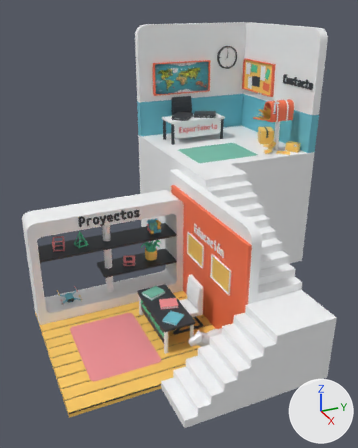
The Blender file Resorces/Room.blend: old version first, new version second.
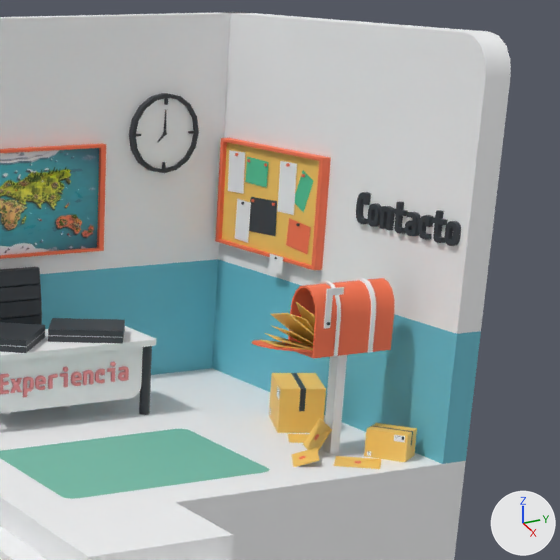
Old and new are each drawn whole from a 50 mm lens placed at (25.36, -11.64, 19.27), pointed at (-1.03, 0.23, 6.07) and again close up on the part from 50% to 96% of the width and 4% to 40% of the height. Lighting does not change. The marker at lower right points along +X, +Y and +Z.

Objects in the first close-up: 'Alfombra02', 'Carta', 'Carta05', 'Carta06', 'Carta07', 'Carta08', 'Carta09', 'Contacto', 'Cuadro', 'Escalera02', 'Mail01', 'Mail02', 'Mail03', 'Mailbox02', 'Marco', 'Mesa.002', 'Pared', 'Pared.001', 'Plane.001', 'Reloj'.
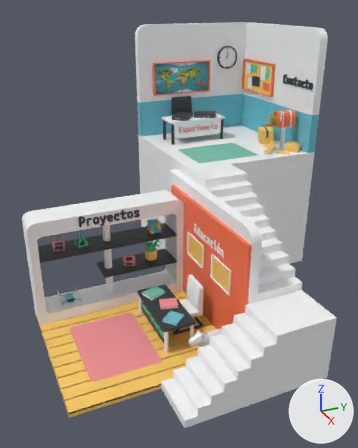
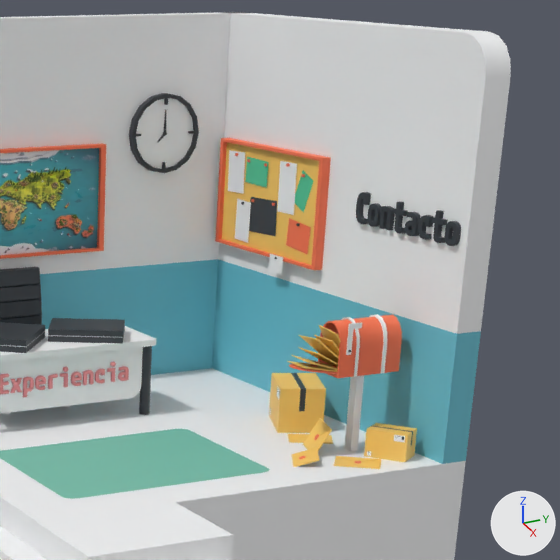
Changed parts and their boxes [x1, y1, x2, y2] in the close-ups (560 x 560 px):
```json
{"object": "Mail02", "change": "moved, rescaled", "before": [288, 278, 394, 454], "after": [318, 314, 402, 451], "on screen": "21% narrower, 22% shorter"}
{"object": "Carta08", "change": "moved, turned", "before": [270, 313, 314, 340], "after": [299, 335, 339, 363]}
{"object": "Mail03", "change": "moved, rescaled", "before": [324, 287, 344, 329], "after": [346, 322, 362, 355], "on screen": "19% narrower, 21% shorter"}
{"object": "Carta", "change": "moved, turned", "before": [296, 302, 315, 329], "after": [319, 325, 341, 348]}
{"object": "Carta05", "change": "moved", "before": [261, 340, 311, 350], "after": [287, 361, 337, 372]}
{"object": "Mail01", "change": "moved, rescaled", "before": [251, 340, 313, 353], "after": [289, 364, 337, 374], "on screen": "22% narrower, 21% shorter"}
{"object": "Carta07", "change": "moved", "before": [271, 325, 313, 347], "after": [298, 347, 338, 367]}
{"object": "Carta09", "change": "moved", "before": [289, 313, 314, 343], "after": [314, 335, 339, 357]}
{"object": "Carta06", "change": "moved, turned", "before": [265, 333, 313, 350], "after": [291, 355, 338, 370]}
```

Edits to the scene script, one JSON object a line:
```json
{"op": "set", "path": "ob_mail02.location", "old": "(-4.4, 9.6, 12.0)", "new": "(-4.35, 10.09, 11.35)"}
{"op": "set", "path": "ob_mail02.scale", "old": "(0.48, 0.6, 0.96)", "new": "(0.384, 0.48, 0.768)"}
{"op": "set", "path": "ob_mail03.location", "old": "(-3.9, 8.9, 11.8)", "new": "(-3.95, 9.53, 11.19)"}
{"op": "set", "path": "ob_mail03.scale", "old": "(0.018, 0.07, 0.4)", "new": "(0.0144, 0.056, 0.32)"}
{"op": "set", "path": "ob_mail01.location", "old": "(-4.4, 8.74, 11.29)", "new": "(-4.35, 9.4, 10.78)"}
{"op": "set", "path": "ob_mail01.scale", "old": "(0.48, 0.6, 0.96)", "new": "(0.384, 0.48, 0.768)"}
{"op": "set", "path": "ob_carta05.location", "old": "(-4.4, 8.31, 11.4)", "new": "(-4.36, 8.99, 10.9)"}
{"op": "set", "path": "ob_carta06.location", "old": "(-4.4, 8.39, 11.46)", "new": "(-4.36, 9.07, 10.96)"}
{"op": "set", "path": "ob_carta06.rotation_euler", "old": "(-1.571, -0.296, -1.72)", "new": "(-1.571, -0.296, -1.649)", "note": "degrees (-90, -17, -99) -> degrees (-90, -17, -94)"}
{"op": "set", "path": "ob_carta07.location", "old": "(-4.4, 8.52, 11.54)", "new": "(-4.36, 9.2, 11.04)"}
{"op": "set", "path": "ob_carta09.location", "old": "(-4.4, 8.78, 11.62)", "new": "(-4.36, 9.46, 11.12)"}
{"op": "set", "path": "ob_carta08.location", "old": "(-4.4, 8.46, 11.77)", "new": "(-4.37, 9.16, 11.23)"}
{"op": "set", "path": "ob_carta08.rotation_euler", "old": "(-1.298, -0.658, -1.783)", "new": "(-1.455, -0.676, -1.679)", "note": "degrees (-74, -38, -102) -> degrees (-83, -39, -96)"}
{"op": "set", "path": "ob_carta.location", "old": "(-4.4, 8.85, 11.76)", "new": "(-4.34, 9.44, 11.26)"}
{"op": "set", "path": "ob_carta.rotation_euler", "old": "(-1.99, -0.974, -1.218)", "new": "(-1.752, -1.045, -1.414)", "note": "degrees (-114, -56, -70) -> degrees (-100, -60, -81)"}
```
